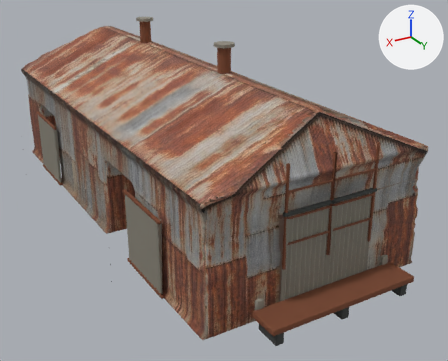
The glTF model public/assets/models/wasteland/town/works.glb, before and after one commit.
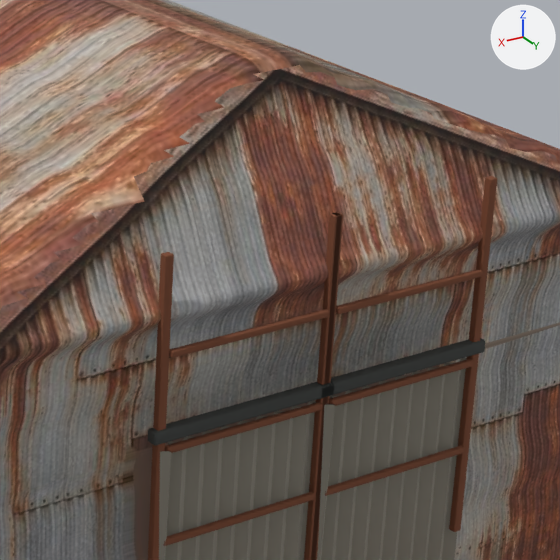
The first picture shows the older version from a 50 mm camera at (12.26, 23.92, 12.33) aimed at (-0.6, 2.49, 1.62). The close-ups show the older and then the newer version on the part from 54% to 89% of the width and 26% to 69% of the height of that picture. Only the edits that show in the close-ups are written down. The axes (+X, +Y, +Z) are drawn at upper right. The lights are the same throughout. Where no turn or scale is listed for an object, it has been applied to the vertices.

The first close-up shows 'warehouse-front-door-leaf--1', 'warehouse-front-door-leaf--1-edge--1', 'warehouse-front-door-leaf--1-edge-1', 'warehouse-front-door-leaf--1-rib-2', 'warehouse-front-door-leaf--1-rib-3', 'warehouse-front-door-leaf-1', 'warehouse-front-door-leaf-1-edge--1', 'warehouse-front-door-leaf-1-edge-1', 'warehouse-front-door-leaf-1-rib-1', 'warehouse-front-door-leaf-1-rib-2', 'warehouse-front-door-leaf-1-rib-3', 'warehouse-front-door-rail--1', 'warehouse-front-door-rail-1', 'warehouse:body' and 1 more.
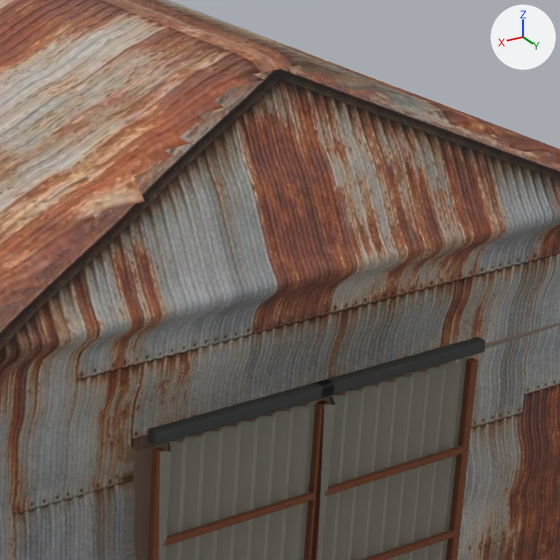
Pixel boxes (x1, y1, x2, y2) of what changed, in the close-ups (560 x 560 px):
'warehouse-front-door-leaf--1-edge--1', moved: before (449, 176, 497, 532); after (446, 358, 478, 560)
'warehouse-front-door-leaf-1-edge--1', moved: before (304, 212, 342, 560); after (304, 402, 323, 560)
'warehouse-front-door-leaf-1-edge-1', moved: before (148, 252, 174, 560); after (148, 447, 165, 560)
'warehouse-front-door-leaf-1-rib-3', moved: before (169, 309, 329, 358); after (163, 492, 315, 546)
'warehouse-front-door-leaf--1-rib-3', moved: before (336, 269, 483, 314); after (325, 446, 464, 496)
'warehouse-front-door-leaf--1-rib-2', moved: before (329, 359, 473, 406); after (361, 530, 456, 560)
'warehouse-front-door-leaf-1-rib-2', moved (not visible afterwards): before (165, 402, 322, 453)
'warehouse-front-door-leaf--1-edge-1', moved: before (315, 212, 343, 560); after (311, 401, 329, 560)
'warehouse-front-door-leaf-1-rib-1', unchanged, covered by the edit: before (163, 492, 315, 546)

Edits to the bpy script that builds the scene:
```text
Change ob_warehouse_front_door_leaf__1_edge__1:
    ob_warehouse_front_door_leaf__1_edge__1.location: (-1.81, 10.22, 3.72) -> (-1.81, 10.22, 1.91)
Change ob_warehouse_front_door_leaf__1_edge_1:
    ob_warehouse_front_door_leaf__1_edge_1.location: (-0.01, 10.22, 3.72) -> (-0.01, 10.22, 1.91)
Change ob_warehouse_front_door_leaf__1_rib_2:
    ob_warehouse_front_door_leaf__1_rib_2.location: (-0.91, 10.26, 3.72) -> (-0.91, 10.26, 1.91)
Change ob_warehouse_front_door_leaf__1_rib_3:
    ob_warehouse_front_door_leaf__1_rib_3.location: (-0.91, 10.26, 4.62) -> (-0.91, 10.26, 2.82)
Change ob_warehouse_front_door_leaf_1_edge__1:
    ob_warehouse_front_door_leaf_1_edge__1.location: (0.01, 10.22, 3.72) -> (0.01, 10.22, 1.91)
Change ob_warehouse_front_door_leaf_1_edge_1:
    ob_warehouse_front_door_leaf_1_edge_1.location: (1.81, 10.22, 3.72) -> (1.81, 10.22, 1.91)
Change ob_warehouse_front_door_leaf_1_rib_2:
    ob_warehouse_front_door_leaf_1_rib_2.location: (0.91, 10.26, 3.72) -> (0.91, 10.26, 1.91)
Change ob_warehouse_front_door_leaf_1_rib_3:
    ob_warehouse_front_door_leaf_1_rib_3.location: (0.91, 10.26, 4.62) -> (0.91, 10.26, 2.82)
```
